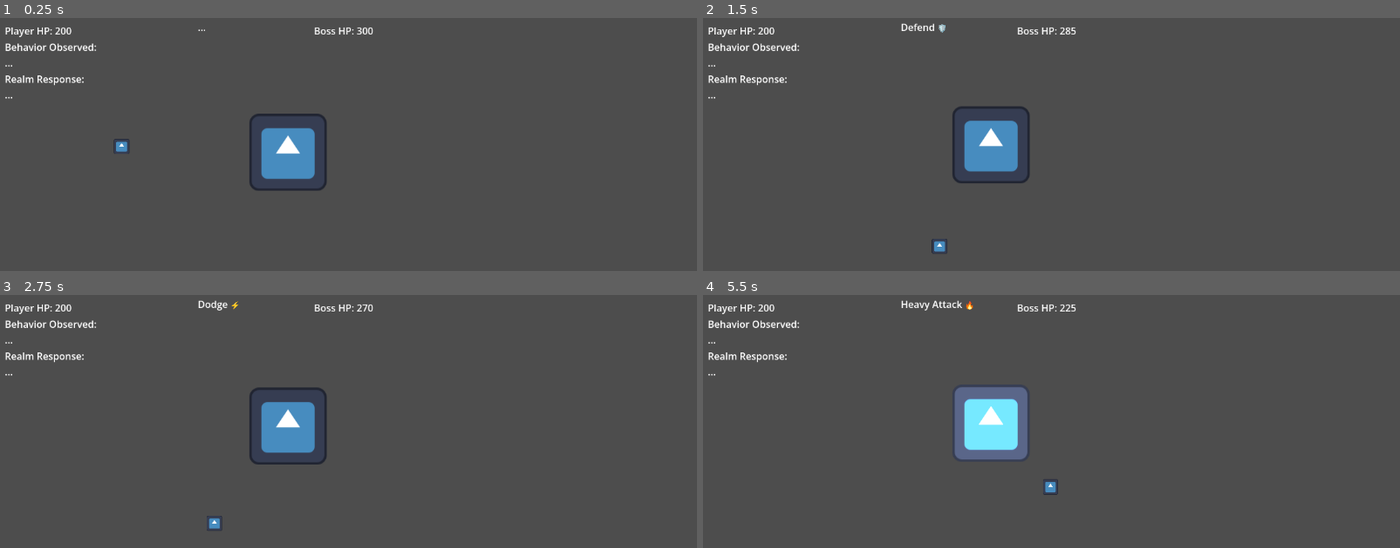
Above: before the commit, frames 1-4 (two rows, left to right).
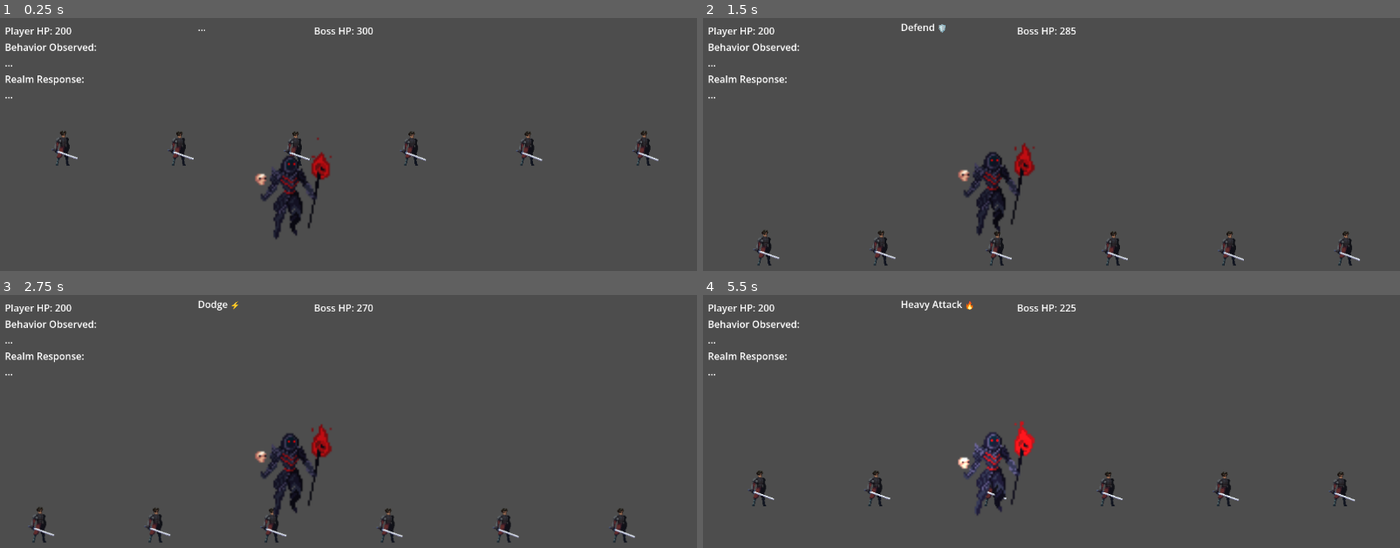
Above: after the commit, the same moments.

Repository: OyeArnav-18/antara-game1
Game: Godot game, scene res://main.tscn
Same seed, same stepped clock (60 frames per second), same inputs: the game is played once before the commit and once after it. The engine's default icon, where the game draws it, is replaced by a stand-in: a white triangle on a blue panel in a dark square.
Inputs:
- Up to frame 1 (0.25 s): no input
- Up to frame 2 (1.5 s): tap Enter (ui_accept) at 0.5 s; hold D (move_right) from 0.53 s (still down); tap I (heavy_attack) at 0.6 s; tap W (jump) at 0.77 s; tap K (defend) at 1.35 s
- Up to frame 3 (2.75 s): tap W (jump) at 1.52 s; tap I (heavy_attack) at 1.55, 2.3 s; release D (move_right) at 2.03 s; hold A (move_left) from 2.03 s (still down); tap L (dodge) at 2.1 s
- Up to frame 4 (5.5 s): release A (move_left) at 2.78 s; hold D (move_right) 2.78-4.28 s; tap I (heavy_attack) at 2.85, 3.8, 4.35, 5.3 s; tap W (jump) at 3.02, 3.77, 4.52 s; hold J (light_attack) 3.53-4.28 s; hold A (move_left) 4.28-5.03 s; hold D (move_right) from 5.03 s (still down); tap K (defend) at 5.1 s

The runs differ from the first frame. In frame 1, 4.0% of the frame differs, in the area x 7-95%, y 37-88%; in frame 2, 4.2%; in frame 3, 4.2%; in frame 4, 4.8%, in the area x 6-94%, y 36-88%.

Commit message:
Boss Character created

Diff:
--- a/boss.gd
+++ b/boss.gd
@@ -17,25 +17,27 @@
 	tween.tween_property(self, "position:y", original_position.y - 15, 2.0).set_trans(Tween.TRANS_SINE)
 	tween.tween_property(self, "position:y", original_position.y + 15, 2.0).set_trans(Tween.TRANS_SINE)
 
+# --- NEW ANIMATION HACK ---
+func _process(delta):
+	# Loops through the first 8 frames (Idle animation) perfectly based on the PC clock!
+	self.frame = (Time.get_ticks_msec() / 150) % 8
+
 # This is called by the AI in main.gd!
 func react_to_stance(stance: String):
 	# Create a new tween to override the floating temporarily
 	var tween = create_tween()
 
 	if stance == "AGGRESSIVE":
-		# Lunge forward, grow 50% larger, and turn enraged red
 		tween.tween_property(self, "modulate", Color(1.0, 0.2, 0.2), 0.2)
 		tween.tween_property(self, "scale", original_scale * 1.5, 0.2)
 		tween.tween_property(self, "position:x", original_position.x - 150, 0.2).set_trans(Tween.TRANS_EXPO)
 
 	elif stance == "DEFENSIVE":
-		# Shrink back, float away, and turn cool blue
 		tween.tween_property(self, "modulate", Color(0.2, 0.5, 1.0), 0.3)
 		tween.tween_property(self, "scale", original_scale * 0.8, 0.3)
 		tween.tween_property(self, "position:x", original_position.x + 100, 0.3).set_trans(Tween.TRANS_SINE)
 
 	elif stance == "PARRY":
-		# Flash bright white and pulse quickly
 		tween.tween_property(self, "modulate", Color(2.0, 2.0, 2.0), 0.1)
 		tween.tween_property(self, "scale", original_scale * 1.2, 0.1)
 		tween.tween_property(self, "scale", original_scale, 0.1)
--- a/main.tscn
+++ b/main.tscn
@@ -2,8 +2,9 @@
 
 [ext_resource type="Script" uid="uid://cwmomdn6k50p3" path="res://player.gd" id="1_0xm2m"]
 [ext_resource type="Script" uid="uid://dwqi8jic7f03c" path="res://main.gd" id="1_h2yge"]
-[ext_resource type="Texture2D" uid="uid://c2lmsii77uf3j" path="res://icon.svg" id="2_h2yge"]
+[ext_resource type="Texture2D" uid="uid://4i2avmcc0qti" path="res://Idle.png" id="3_lquwl"]
 [ext_resource type="Script" uid="uid://cy40odn2spunb" path="res://boss.gd" id="4_1bvp3"]
+[ext_resource type="Texture2D" uid="uid://dc0wla6juu1tl" path="res://Necromancer_creativekind-Sheet.png" id="4_lquwl"]
 
 [sub_resource type="RectangleShape2D" id="RectangleShape2D_0xm2m"]
 size = Vector2(26, 26)
@@ -29,8 +30,7 @@
 
 [node name="Sprite2D" type="Sprite2D" parent="Player" unique_id=141643797]
 position = Vector2(193, 187)
-scale = Vector2(0.2, 0.2)
-texture = ExtResource("2_h2yge")
+texture = ExtResource("3_lquwl")
 
 [node name="CollisionShape2D" type="CollisionShape2D" parent="Player" unique_id=1244071555]
 position = Vector2(215, 85)
@@ -55,7 +55,10 @@
 
 [node name="Boss" type="Sprite2D" parent="." unique_id=1336209796]
 position = Vector2(468, 214)
-texture = ExtResource("2_h2yge")
+scale = Vector2(3, 3)
+texture = ExtResource("4_lquwl")
+hframes = 17
+vframes = 7
 script = ExtResource("4_1bvp3")
 
 [node name="CanvasLayer" type="CanvasLayer" parent="." unique_id=459820535]
--- a/player.gd
+++ b/player.gd
@@ -2,6 +2,7 @@
 
 @onready var main_node = $".."
 @onready var action_label = $"../ActionLabel"
+@onready var sprite = $Sprite2D # Grabbing your player image
 
 var speed = 200
 var gravity = 500
@@ -18,6 +19,11 @@
 
 func _physics_process(delta):
 	var direction = 0
+
+	# --- NEW ANIMATION HACK ---
+	# Automatically loops the 10 frames of your player idle sheet!
+	if sprite:
+		sprite.frame = (Time.get_ticks_msec() / 100) % 10
 
 	timer += delta
 	if timer > buffer_time:
@@ -44,7 +50,7 @@
 		if action_label: action_label.text = "Heavy Attack 🔥"
 		attack_count += 2
 		timer = 0
-		if main_node and main_node.has_method("damage_boss"): main_node.damage_boss(15) # Nerfed base damage
+		if main_node and main_node.has_method("damage_boss"): main_node.damage_boss(15)
 
 		await get_tree().create_timer(0.8).timeout
 		can_attack = true
@@ -68,7 +74,7 @@
 
 		if last_two == ["J", "J"] and action_label:
 			action_label.text = "Combo Strike 💥🔥"
-			if main_node and main_node.has_method("damage_boss"): main_node.damage_boss(25) # Big burst damage!
+			if main_node and main_node.has_method("damage_boss"): main_node.damage_boss(25)
 			combo_triggered = true
 		elif last_two == ["L", "J"] and action_label:
 			action_label.text = "Dash Strike ⚡💥"
@@ -77,7 +83,6 @@
 			action_label.text = "Counter Attack 🛡️⚔️"
 			combo_triggered = true
 
-		# THE FIX: If you hit a combo, wipe the memory so you can't just press J once more for another combo!
 		if combo_triggered:
 			input_buffer.clear()
 
Binary file added: Idle.png
Not shown, added: Idle.png.import
Binary file added: Necromancer_creativekind-Sheet.png
Not shown, added: Necromancer_creativekind-Sheet.png.import
